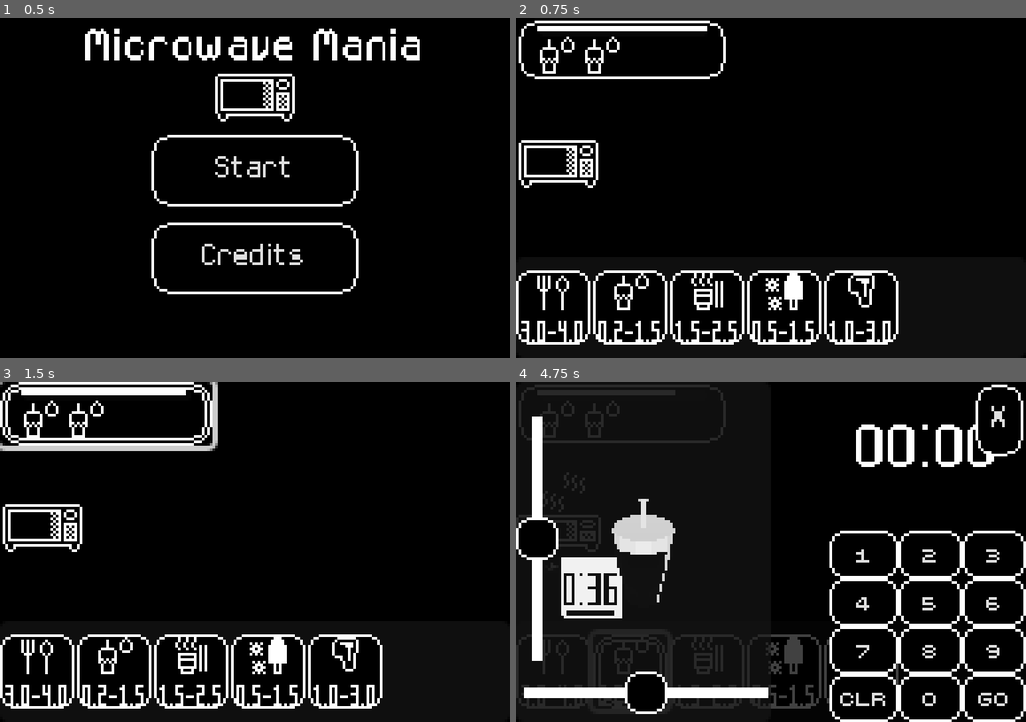
Above: before the commit, frames 1-4 (two rows, left to right).
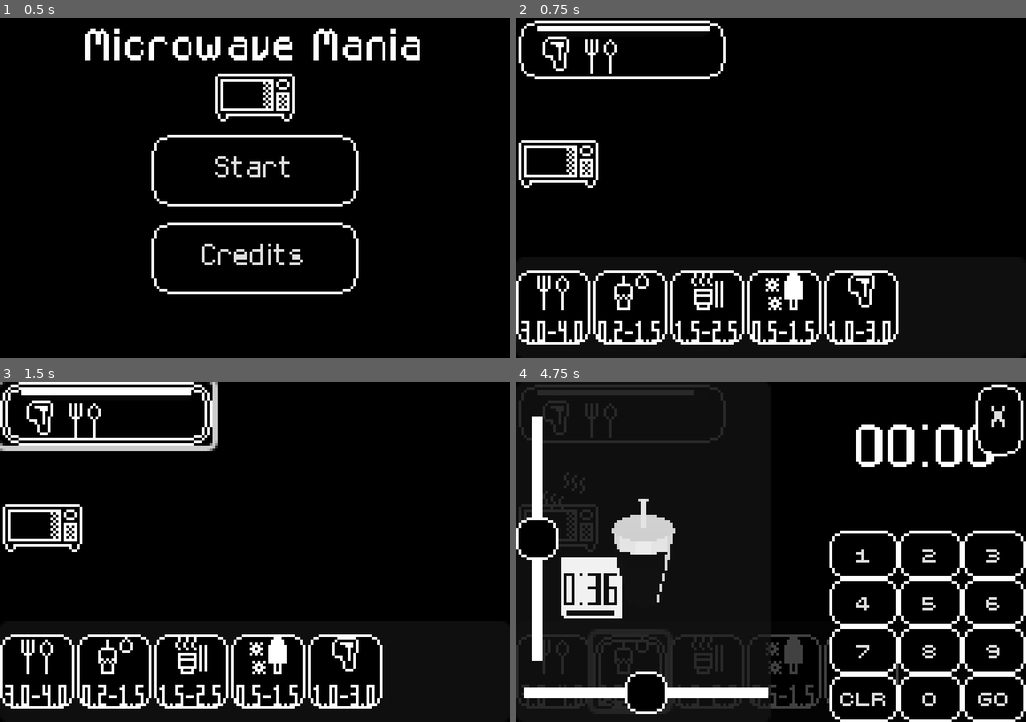
Above: after the commit, the same moments.

Repository: SpntKbrg/microwave-game
Game: Godot game, scene res://scenes/release/main_menu.tscn
Same seed, same stepped clock (60 frames per second), same inputs: the game is played once before the commit and once after it.
Inputs (mouse positions are in pixels of both pictures, inside the frame that each line leads up to):
- Up to frame 1 (0.5 s): no input
- Up to frame 2 (0.75 s): click "Start" at 0.5 s
- Up to frame 3 (1.5 s): click (107, 412) at 1.25 s
- Up to frame 4 (4.75 s): click (556, 511) at 2 s; click (551, 671) at 2.75 s; click "GO" at 3.5 s; click (628, 671) at 4.27 s

Frame 1 is identical in both runs. In frame 2, 0.6% of the frame differs, in the area x 4-39%, y 2-17%; in frame 3, 0.6%; in frame 4, 1.3%, in the area x 0-35%, y 2-55%.

Commit message:
Implement basic game flow

Diff:
--- a/scenes/customer_system.tscn
+++ b/scenes/customer_system.tscn
@@ -6,9 +6,9 @@
 [node name="CustomerSystem" type="Node" node_paths=PackedStringArray("customer_factory")]
 script = ExtResource("1_44klf")
 customer_factory = NodePath("CustomerFactory")
-maximum_customer_queue = 5
-time_until_next_customer_lists = Array[float]([0.0, 5.0, 10.0, 15.0, 20.0])
+maximum_customer_queue = 3
+time_until_next_customer_lists = Array[float]([0.0, 15.0, 25.0])
 
 [node name="CustomerFactory" type="Node" parent="."]
 script = ExtResource("2_500fp")
-customer_patient_time = 20.0
+customer_patient_time = 45.0
--- a/scenes/release/microwave_toggle.tscn
+++ b/scenes/release/microwave_toggle.tscn
@@ -38,3 +38,4 @@
 one_shot = true
 
 [connection signal="pressed" from="." to="." method="on_selected"]
+[connection signal="timeout" from="microwave_timer" to="." method="on_countdown"]
--- a/scenes/release/real_game_scene.tscn
+++ b/scenes/release/real_game_scene.tscn
@@ -89,9 +89,6 @@
 
 [node name="GameSystem" type="Node" parent="." node_paths=PackedStringArray("customer_system", "item_factory", "microwave_inspect", "input_state_handler", "item_shelf_spawner", "microwave_spawner", "__customer_data_holder", "__customer_button_container", "__microwave_container")]
 script = ExtResource("7_e1xsh")
-__customer_node_template = ExtResource("8_e38y6")
-__customer_button_template = ExtResource("6_hshn4")
-__item_resources = Array[ExtResource("8_xwxs8")]([ExtResource("10_5rj2t"), ExtResource("13_ofqx1"), ExtResource("12_g4s6n"), ExtResource("11_ietqi"), ExtResource("9_37101")])
 customer_system = NodePath("CustomerSystem")
 item_factory = NodePath("ItemFactory")
 microwave_inspect = NodePath("../MicrowaveInspect")
@@ -101,6 +98,9 @@
 __customer_data_holder = NodePath("CustomerList")
 __customer_button_container = NodePath("../CustomerRow/CustomerButtonContainer")
 __microwave_container = NodePath("../MicrowaveRow/MicrowaveContainer")
+__customer_node_template = ExtResource("8_e38y6")
+__customer_button_template = ExtResource("6_hshn4")
+__item_resources = Array[ExtResource("8_xwxs8")]([ExtResource("10_5rj2t"), ExtResource("13_ofqx1"), ExtResource("12_g4s6n"), ExtResource("11_ietqi"), ExtResource("9_37101")])
 
 [node name="ItemFactory" parent="GameSystem" instance=ExtResource("14_h88xt")]
 
--- a/scripts/consts/type.gd
+++ b/scripts/consts/type.gd
@@ -2,5 +2,5 @@
 
 class_name UtilType
 
-enum ItemType { STEAK = 0, FOOD_BOX, ICE_CREAM, NOODLE, DRINK, NULL = -1 }
+enum ItemType { STEAK = 0, FOOD_BOX, ICE_CREAM, NOODLE, DRINK, NULL }
 enum WaveTemperature { LOW = 1, MEDIUM = 2, HIGH = 3 } # low - 1, medium - 2, high - 3
--- a/scripts/game/basic_microwave_ui.gd
+++ b/scripts/game/basic_microwave_ui.gd
@@ -6,6 +6,7 @@
 @export var timer_text: Label
 var starting_input = "00:00"
 var user_input = ""
+var current_item_type: UtilType.ItemType = UtilType.ItemType.NULL
 
 func setup() -> void:
 	print("basic microwave ui seting up..")
@@ -30,8 +31,9 @@
 	var min_unit := floori(time / 100.0)
 	var sec_unit := time % 100
 	var fixed_t := min_unit * 60 + sec_unit
-	print("microwave ui -> ", fixed_t)
+	print("microwave ui -> ", fixed_t, " ", current_item_type)
 	command.duration = fixed_t
+	command.item_type = current_item_type
 	# on_commit_command.emit(command) # IMicrowaveUI also send signal
 	on_reset_pressed()
 
--- a/scripts/game/customer_button.gd
+++ b/scripts/game/customer_button.gd
@@ -53,5 +53,11 @@
 	__cart_container.remove_child(target_child)
 	target_child.queue_free()
 
+	print("Remaining item: ",  __cart_container.get_child_count())
+
+func is_order_completed() -> bool:
+	return __cart_container.get_child_count() == 0
+
+
 func on_selected() -> void:
 	on_customer_selected.emit(get_customer_id())
--- a/scripts/game/items/item_factory.gd
+++ b/scripts/game/items/item_factory.gd
@@ -7,7 +7,7 @@
 func generate_order(item_count: int) -> Array[ItemData]:
 	var items: Array[ItemData] = []
 	for i in range(item_count):
-		var type = randi_range(0, UtilType.ItemType.size() - 1)
+		var type = randi_range(0, UtilType.ItemType.size() - 2) # Exclude Null
 		var heat_timer = randi_range(3, 10)
 		var temperature = randi_range(UtilType.WaveTemperature.LOW, UtilType.WaveTemperature.HIGH)
 		#var models = model_resource.getModel(type)
--- a/scripts/game/microwave_inspect.gd
+++ b/scripts/game/microwave_inspect.gd
@@ -30,6 +30,7 @@
 
 func setup(item: ItemData) -> void:
 	inspect_modal.set_display_item(item)
+	microwave_ui.current_item_type = item.type
 
 func set_condition_func(callback: Callable) -> void:
 	__condition_func = callback
--- a/scripts/game/microwave_toggle.gd
+++ b/scripts/game/microwave_toggle.gd
@@ -19,7 +19,6 @@
 func setup()->void:
 	print("basic microwave seting up..")
 	anim_sprite.set_animating(false)
-	microwave_timer.timeout.connect(on_countdown)
 	microwave_progress.visible = false
 
 func _process(_delta: float) -> void:
@@ -31,9 +30,10 @@
 	microwave_progress.value = percent * 100.0
 
 func on_countdown()->void:
+	print("Microwave is done with item : ", current_command.item_type)
 	is_running = false
+	completed_item_type = current_command.item_type
 	on_wave_timeout.emit(current_command)
-	completed_item_type = current_command.item_type
 	current_command = null
 	anim_sprite.set_animating(false)
 
--- a/scripts/game/scene/game_system.gd
+++ b/scripts/game/scene/game_system.gd
@@ -48,6 +48,7 @@
 	microwave_spawner.on_microwave_selected.connect(input_state_handler.on_select_microwave)
 	microwave_inspect.on_commit_command.connect(input_state_handler.on_submit_microwave_cmd)
 	input_state_handler.signal_try_command_microwave.connect(microwave_spawner.send_cmd)
+	input_state_handler.signal_try_give_item_to_customer.connect(on_try_give_item_to_customer)
 
 func setup() -> void:
 	__item_data = {}
@@ -100,7 +101,7 @@
 		print("GameSystem::on_try_give_item_to_customer : The microwave is still running.")
 		return
 
-	if not selected_microwave.completed_item_type or selected_microwave.completed_item_type == UtilType.ItemType.NULL:
+	if selected_microwave.completed_item_type == UtilType.ItemType.NULL:
 		print("GameSystem::on_try_give_item_to_customer : The microwave doesn't have any item.")
 		return
 
@@ -110,10 +111,17 @@
 		if customer_item_icon_list[index].item_type == selected_microwave.completed_item_type:
 			print("GameSystem::on_try_give_item_to_customer : Found the requested item at index : ", index)
 			selected_customer.remove_item_icon_at_index(index)
+			selected_microwave.on_complete_order()
+
+			if selected_customer.is_order_completed():
+				print("GameSystem::on_try_give_item_to_customer : Order completed for customer id : ", customer_id)
+				__handle_completed_customer(selected_customer)
 			return
 
 	print("GameSystem::on_try_give_item_to_customer : Item not found")
 
+func __handle_completed_customer(customer: CustomerButton) -> void:
+	customer.queue_free()
 
 func __get_microwave_list_by_id(microwave_id: int) -> Array:
 	return (
